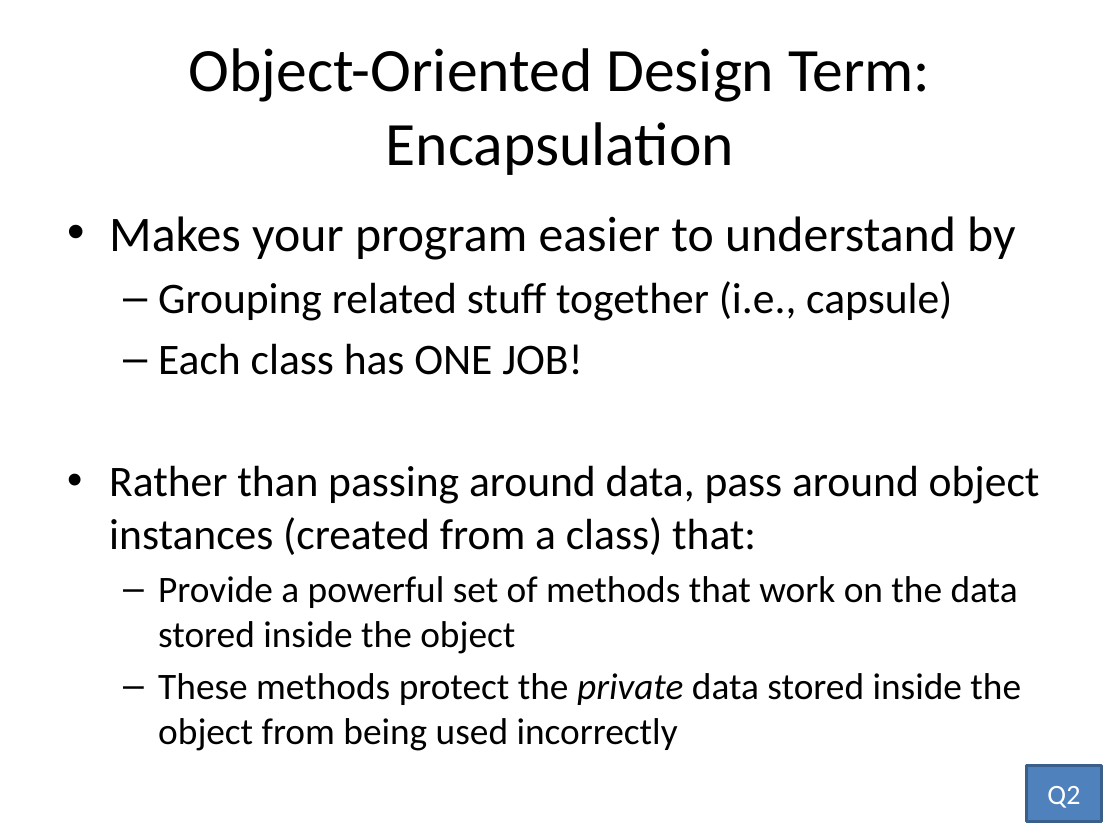
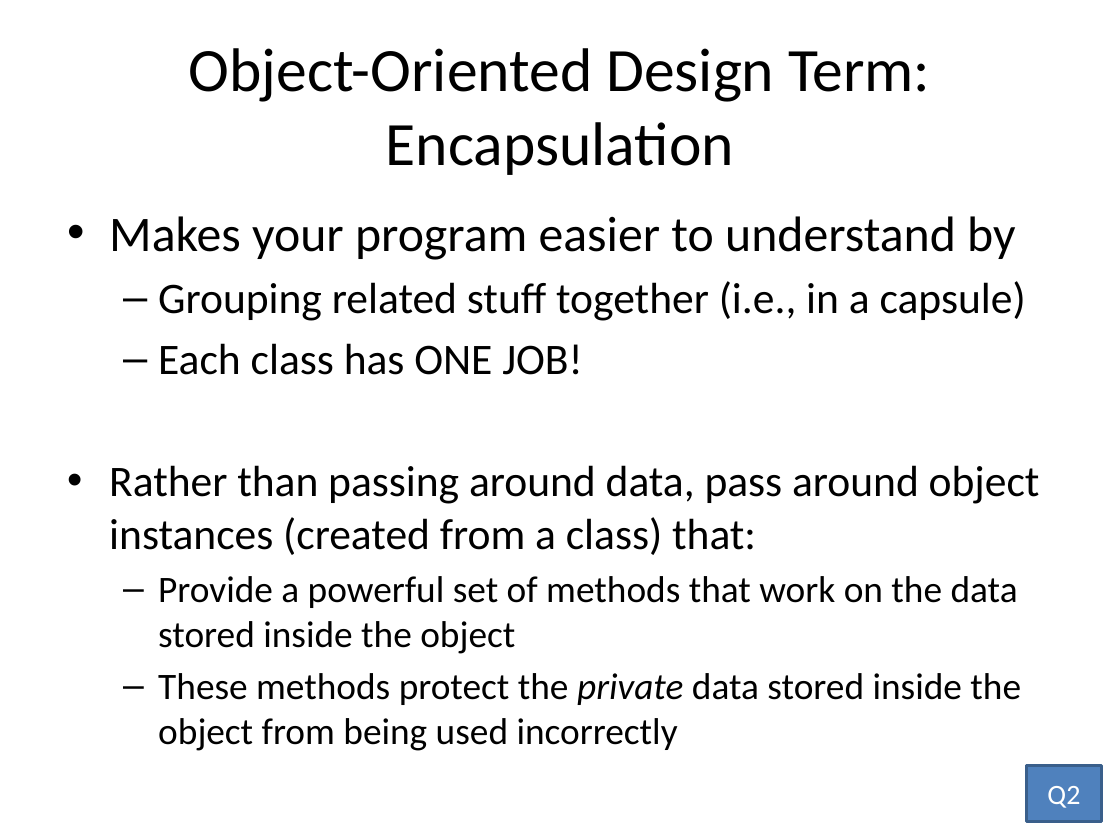
Before and after one commit to RHIT-CSSE/csse220, a slide deck: slide 1 of ClassMaterials/Encapsulation/Slides/Part6-Encapsulation.pptx. Drawn at 1120x840 pixels with LibreOffice and Linux fonts; fonts in the diff are those of the drawing. Boxes give left, top, right and bottom in pixels: in the first picture for what was removed or moved away, otherwise in the second. Text is boxed around its words. In the diff, an @@ line names an element or a change of style, - is before the commit and + after.

Commit message:
Minor changes to encapuslation slides (fix typos, dumb->inert).

```diff
--- a/ClassMaterials/Encapsulation/Slides/Part6-Encapsulation.pptx
+++ b/ClassMaterials/Encapsulation/Slides/Part6-Encapsulation.pptx
@@ text at <box>158,281,1026,321</box>: text changed @@
-  – Grouping related stuff together (i.e., capsule)
+  – Grouping related stuff together (i.e., in a capsule)
```
Also in this commit, not shown: 4 other files.
